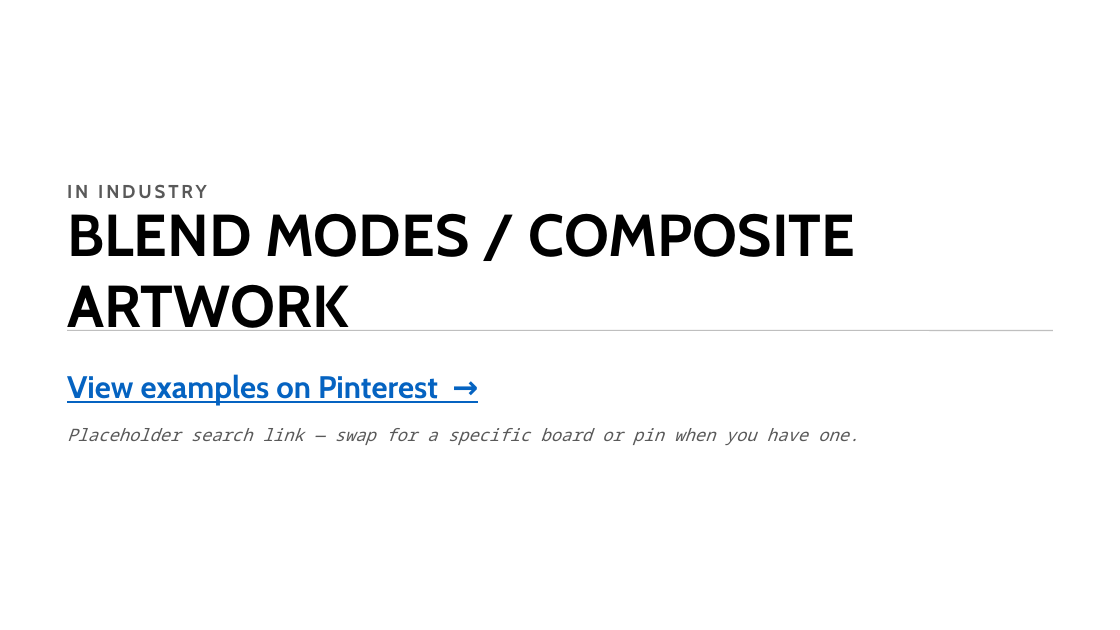
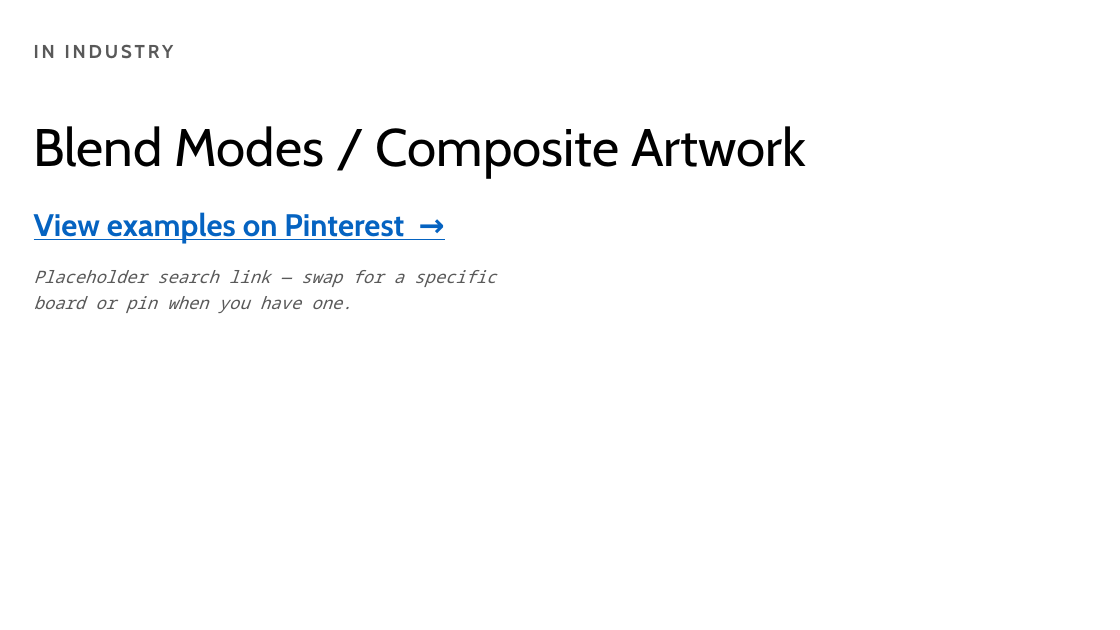
Before and after one commit to PkWr/GD-Remix-Process, a slide deck: slide 20 of Building-With-AI-Photo-Remix-Effects.pptx. Drawn at 1120x630 pixels with LibreOffice and Linux fonts; fonts in the diff are those of the drawing. Boxes give left, top, right and bottom in pixels: in the first picture for what was removed or moved away, otherwise in the second. Text is boxed around its words. In the diff, an @@ line names an element or a change of style, - is before the commit and + after.

```diff
--- a/Building-With-AI-Photo-Remix-Effects.pptx
+++ b/Building-With-AI-Photo-Remix-Effects.pptx
@@ text "IN INDUSTRY": place and size @@
-text "IN INDUSTRY" at (67, 185, 207, 198)
+text "IN INDUSTRY" at (34, 44, 174, 59)
@@ text at (34, 126, 806, 178): text changed; size 38 to 34 pt; bold off @@
-BLEND MODES / COMPOSITE ARTWORK
+Blend Modes / Composite Artwork
@@ text at (34, 212, 496, 313): text changed @@
-Placeholder search link — swap for a specific board or pin when you have one.
+View examples on Pinterest →
+Placeholder search link — swap for a specific
+board or pin when you have one.
@@ line removed from (67, 330) to (1053, 330) @@
@@ text removed at (67, 374, 438, 406) @@
-View examples on Pinterest →
```
Also in this commit, not shown: 19 other slides changed, 1 slide added, 8 other files.
